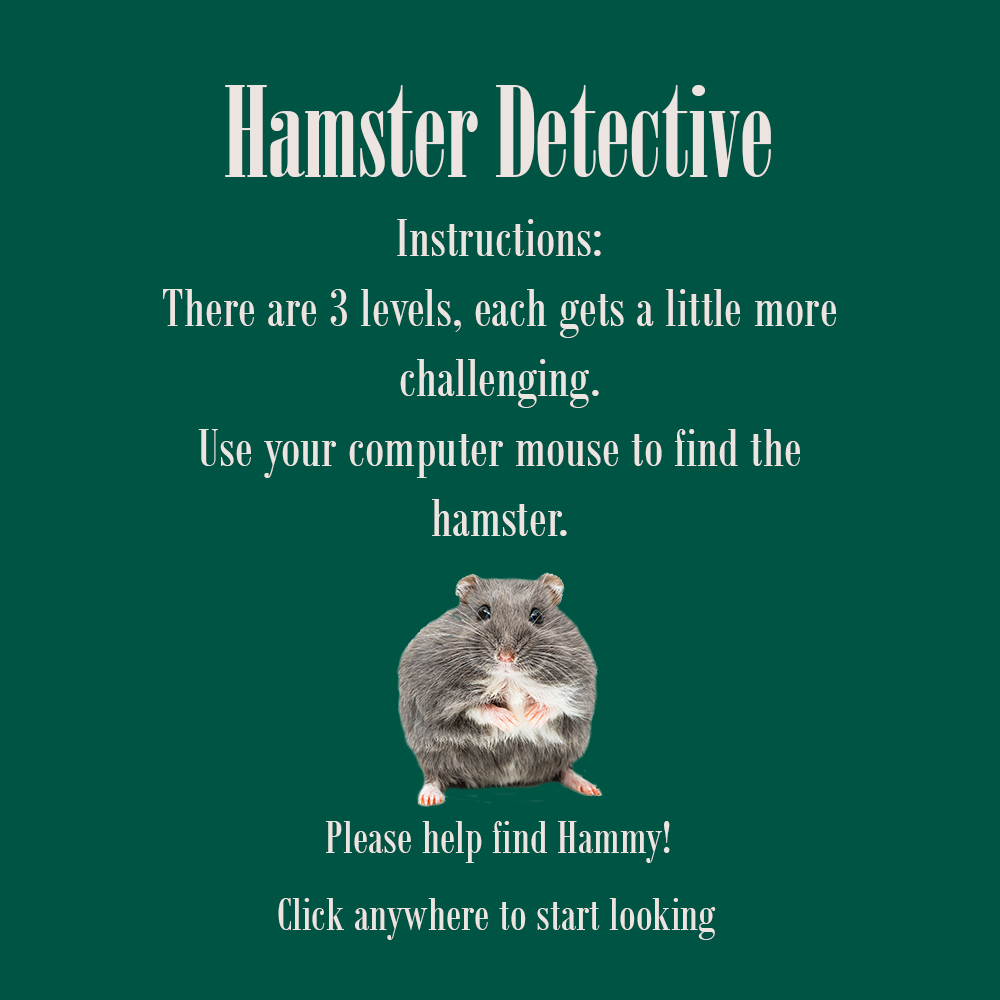
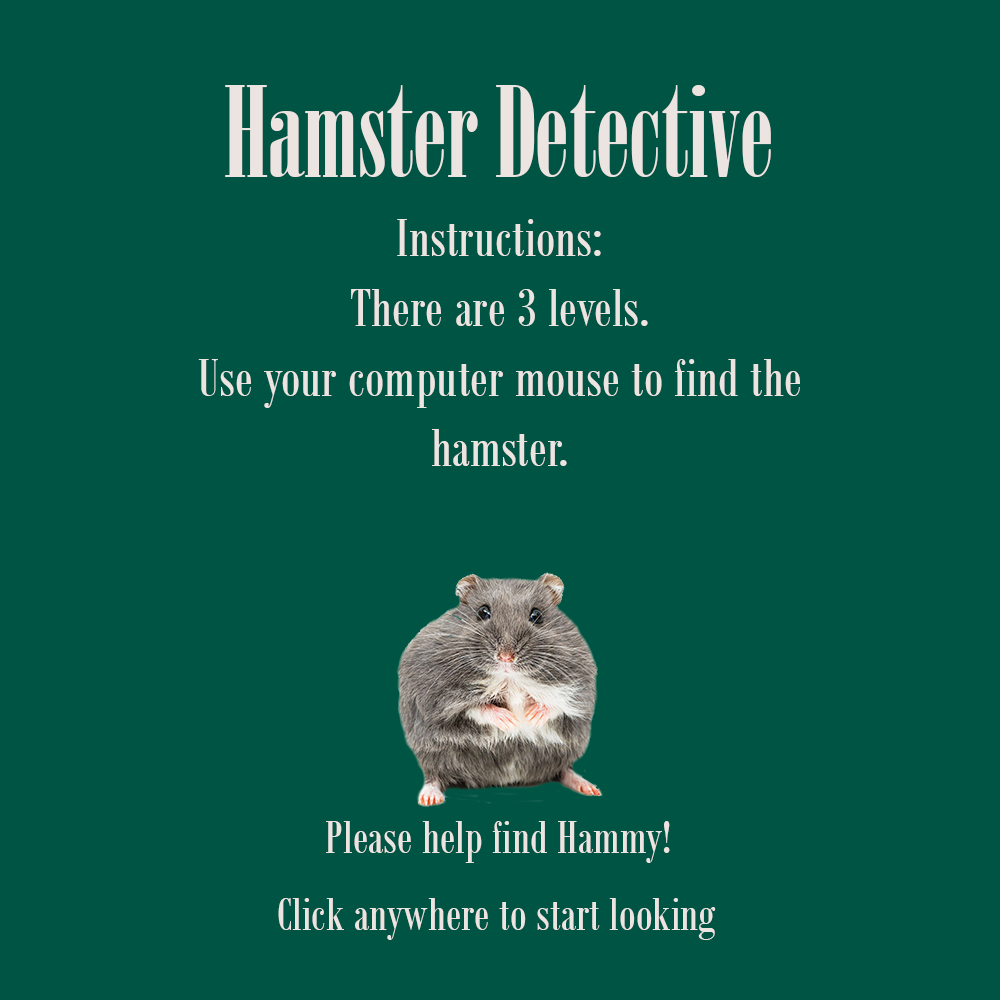
Layer changes from the first (1000, 1000) image to the second:
renamed "Instructions: There are 3 levels, each gets a little more chall" to "Instructions: There are 3 levels. Use your computer mouse to fi", painted on it over [163, 289, 836, 536]
